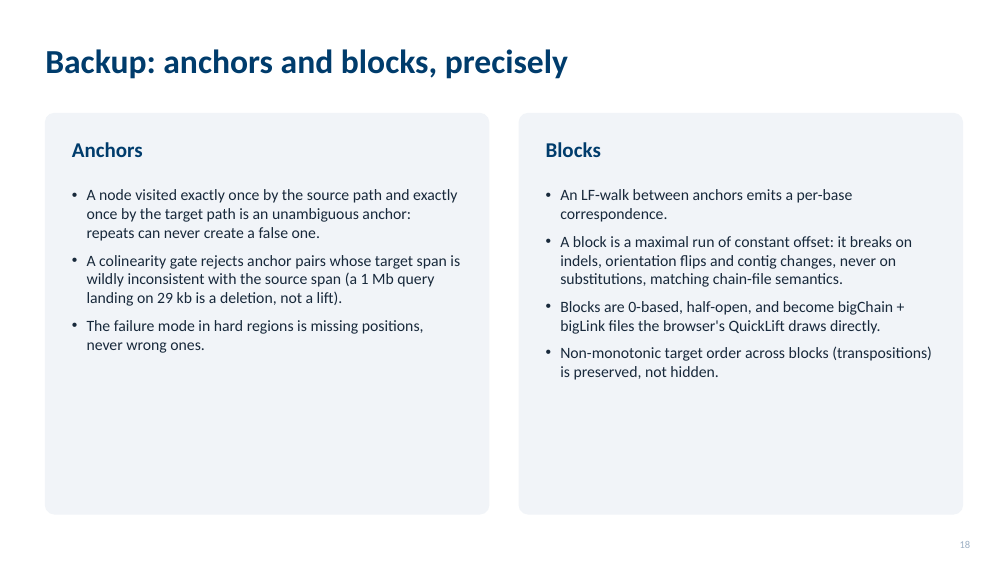
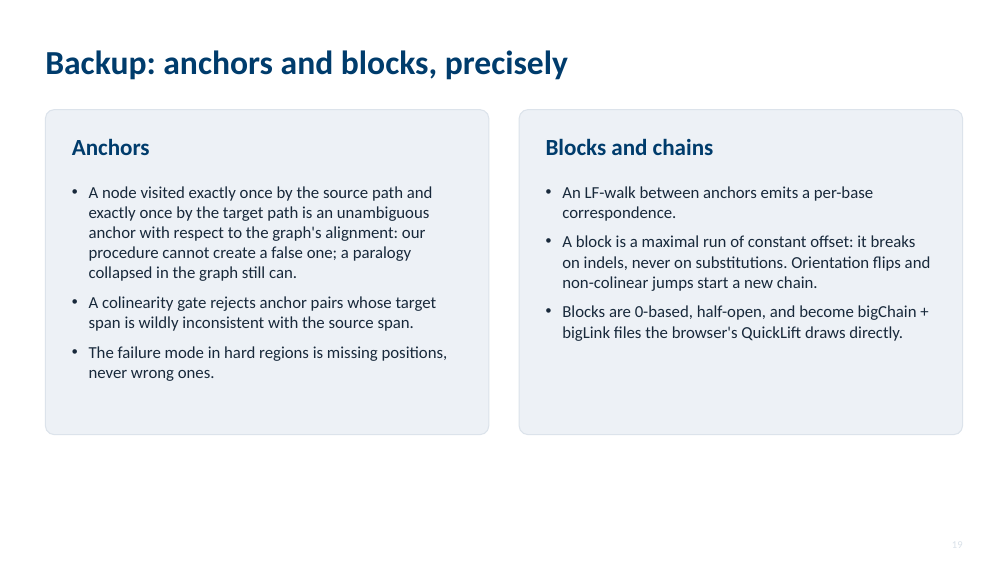
Before and after one commit to parsaeskandar/hprc_2026_poster, a slide deck: slide 19 of talk/HPRC2026_talk.pptx (slide 18 before the commit). Drawn at 1008x567 pixels with LibreOffice and Linux fonts; fonts in the diff are those of the drawing. Boxes give left, top, right and bottom in pixels: in the first picture for what was removed or moved away, otherwise in the second. Text is boxed around its words. In the diff, an @@ line names an element or a change of style, - is before the commit and + after.

```diff
--- a/talk/HPRC2026_talk.pptx
+++ b/talk/HPRC2026_talk.pptx
@@ rounded rectangle: place and size @@
-rounded rectangle at (45,113,489,514)
+rounded rectangle at (45,110,489,435)
@@ rounded rectangle at (45,110,489,435): fill #F1F4F8 to #EDF1F6; outline #F1F4F8 1 pt to #DCE3EB 1 pt; proportions changed @@
@@ rounded rectangle at (520,110,963,435): fill #F1F4F8 to #EDF1F6; outline #F1F4F8 1 pt to #DCE3EB 1 pt; proportions changed @@
@@ rounded rectangle: place and size @@
-rounded rectangle at (520,113,963,514)
+rounded rectangle at (520,110,963,435)
@@ text "Anchors" at (72,138,150,155): size 20 to 22 pt @@
@@ text at (546,138,714,155): text changed; size 20 to 22 pt @@
-Blocks
+Blocks and chains
@@ text at (89,186,437,331): text changed; size 15 to 16 pt @@
-• A node visited exactly once by the source path and exactly once by the target path is an unambiguous anchor: repeats can never create a false one.
-• A colinearity gate rejects anchor pairs whose target span is wildly inconsistent with the source span (a 1 Mb query landing on 29 kb is a deletion, not a lift).
+• A node visited exactly once by the source path and exactly once by the target path is an unambiguous anchor with respect to the graph's alignment: our procedure cannot create a false one; a paralogy collapsed in the graph still can.
+• A colinearity gate rejects anchor pairs whose target span is wildly inconsistent with the source span.
@@ text at (562,186,917,341): size 15 to 16 pt in "An LF-walk between anchors emits a per-base ...", "Blocks are 0-based, half-open, and become bigChain ..."; indent changed; more space between paragraphs @@
@@ text at (562,235,931,291): text changed; size 15 to 16 pt @@
-• A block is a maximal run of constant offset: it breaks on indels, orientation flips and contig changes, never on substitutions, matching chain-file semantics.
+• A block is a maximal run of constant offset: it breaks on indels, never on substitutions. Orientation flips and non-colinear jumps start a new chain.
@@ text at (89,346,448,381): size 15 to 16 pt in "The failure mode in hard regions is ..."; indent changed; more space between paragraphs @@
@@ text at (560,346,932,380): paragraph removed @@
-• Non-monotonic target order across blocks (transpositions) is preserved, not hidden.
@@ text removed at (960,541,971,548) @@
-18
```
Also in this commit, not shown: 12 other slides changed, 8 slides added, 7 slides removed, 14 other files.
